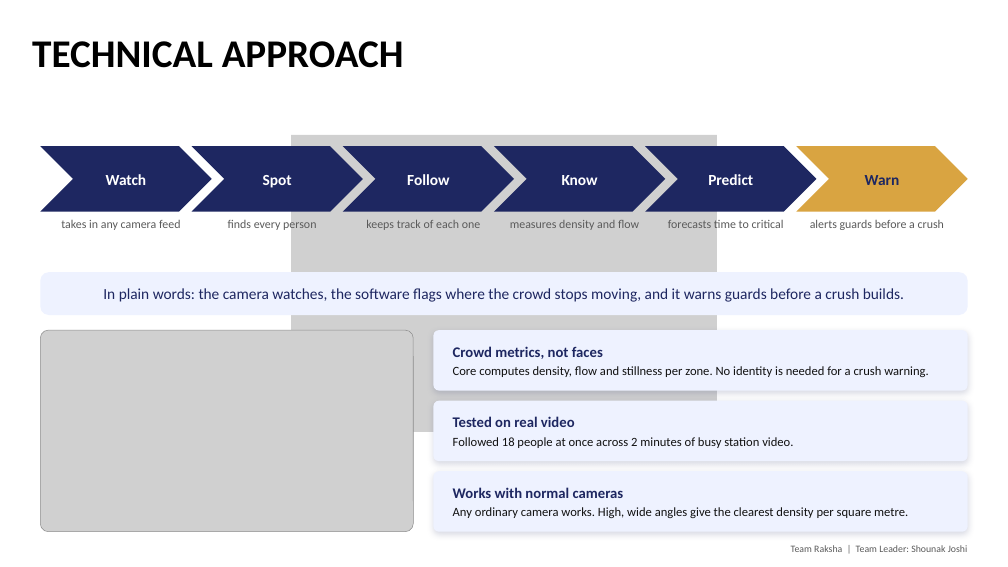
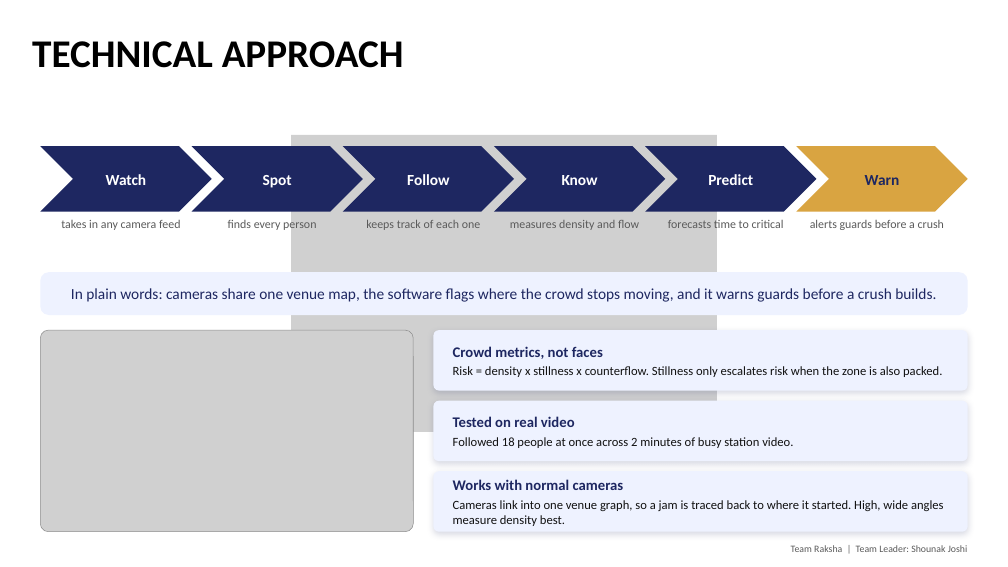
Before and after one commit to shounakjoshi88-a11y/raksha-crowd-safety-hackathon, a slide deck: slide 3 of deck/Raksha_Hackathon2026_Simplified.pptx. Drawn at 1008x567 pixels with LibreOffice and Linux fonts; fonts in the diff are those of the drawing; grey boxes stand for pictures. Boxes give left, top, right and bottom in pixels: in the first picture for what was removed or moved away, otherwise in the second. Text is boxed around its words. In the diff, an @@ line names an element or a change of style, - is before the commit and + after.

Commit message:
fix: judge pass 4 - real load-binned FPS chart, explicit risk formula, venue graph, HITL red alert, FTLE dropped

```diff
--- a/deck/Raksha_Hackathon2026_Simplified.pptx
+++ b/deck/Raksha_Hackathon2026_Simplified.pptx
@@ text in rounded rectangle at (x1=71, y1=288, x2=936, y2=302): text changed @@
-In plain words: the camera watches, the software flags where the crowd stops moving, and it warns guards before a crush builds.
+In plain words: cameras share one venue map, the software flags where the crowd stops moving, and it warns guards before a crush builds.
@@ text in rounded rectangle at (x1=453, y1=366, x2=942, y2=377): text changed @@
-Core computes density, flow and stillness per zone. No identity is needed for a crush warning.
+Risk = density x stillness x counterflow. Stillness only escalates risk when the zone is also packed.
@@ text in rounded rectangle at (x1=453, y1=500, x2=944, y2=526): text changed @@
-Any ordinary camera works. High, wide angles give the clearest density per square metre.
+Cameras link into one venue graph, so a jam is traced back to where it started. High, wide angles measure density best.
```
Also in this commit, not shown: 3 other slides changed, 3 other files.
